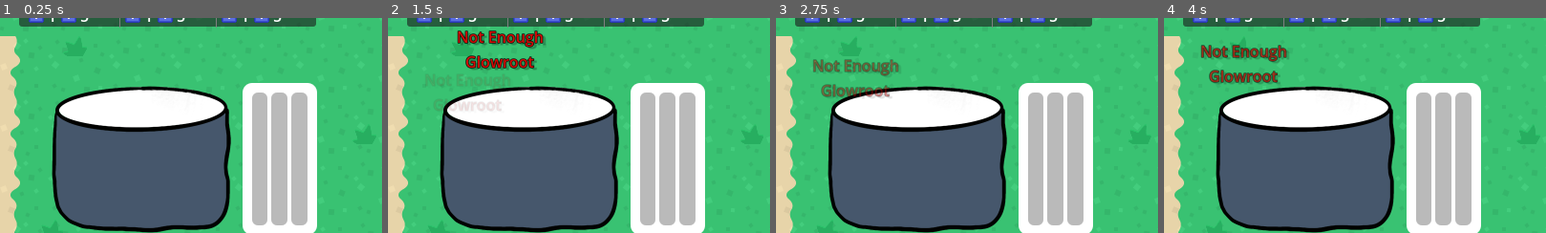
Above: before the commit, frames 1-4 (left to right).
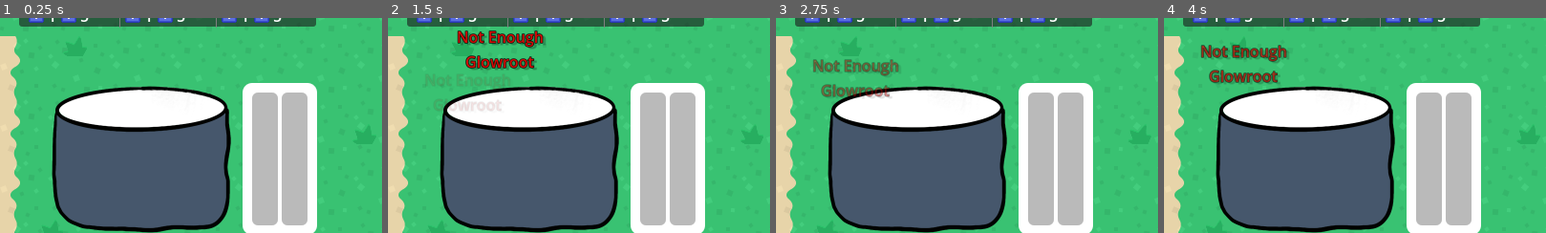
Above: after the commit, the same moments.

Repository: KurzweilTV/godotwild79
Game: Godot game, scene res://gameboard/Main.tscn
The game is run twice, just before and just after one commit, with the same random seed, the same clock (stepped at 60 frames per second) and the same inputs.
Inputs (mouse positions are % of the whole screen's width and height, from its top left):
- Up to frame 1 (0.25 s): no input
- Up to frame 2 (1.5 s): click (55, 24) at 0.5 s; click (59, 24) at 1.25 s
- Up to frame 3 (2.75 s): click (55, 24) at 2 s
- Up to frame 4 (4 s): click (59, 24) at 2.75 s; click (55, 24) at 3.5 s
The pictures show only the part of the screen within x 50-100%, y 24-74%; the shares and areas given below are measured in that part.

The runs differ from the first frame. In frame 1, 2.0% of the frame differs, in the area x 69-78%, y 34-97%; in frame 2, 2.0%; in frame 3, 2.0%; in frame 4, 2.0%.

Commit message:
ingredient recipes working! 👍

Diff:
--- a/gameboard/cauldron/Cauldron.tscn
+++ b/gameboard/cauldron/Cauldron.tscn
@@ -21,13 +21,6 @@
 
 [sub_resource type="StyleBoxFlat" id="StyleBoxFlat_nofs7"]
 bg_color = Color(0.835294, 0.376471, 0.411765, 1)
-corner_radius_top_left = 5
-corner_radius_top_right = 5
-corner_radius_bottom_right = 5
-corner_radius_bottom_left = 5
-
-[sub_resource type="StyleBoxFlat" id="StyleBoxFlat_jcgkj"]
-bg_color = Color(0.0862745, 0.658824, 0.913725, 1)
 corner_radius_top_left = 5
 corner_radius_top_right = 5
 corner_radius_bottom_right = 5
@@ -88,15 +81,3 @@
 step = 1.0
 fill_mode = 3
 show_percentage = false
-
-[node name="Ingredient3" type="ProgressBar" parent="Mixbars/MarginContainer/Barbox"]
-unique_name_in_owner = true
-layout_mode = 2
-size_flags_horizontal = 3
-size_flags_vertical = 1
-tooltip_text = "Dewblossom"
-theme_override_styles/fill = SubResource("StyleBoxFlat_jcgkj")
-max_value = 10.0
-step = 1.0
-fill_mode = 3
-show_percentage = false
--- a/gameboard/cauldron/scripts/cauldron.gd
+++ b/gameboard/cauldron/scripts/cauldron.gd
@@ -32,23 +32,28 @@
 func add_ingredient(ingredient: Crop, amount: int) -> void:
 	var slot_key = ""
 
-	if "ingredient_1" in cook_slots and cook_slots["ingredient_1"].get("crop") == ingredient and cook_slots["ingredient_1"].get("count", 0) < cook_slots["ingredient_1"].get("required", 9999):
-		slot_key = "ingredient_1"
-	elif "ingredient_2" in cook_slots and cook_slots["ingredient_2"].get("crop") == ingredient and cook_slots["ingredient_2"].get("count", 0) < cook_slots["ingredient_2"].get("required", 9999):
-		slot_key = "ingredient_2"
-	elif "ingredient_1" not in cook_slots:
-		slot_key = "ingredient_1"
-	elif "ingredient_2" not in cook_slots:
-		slot_key = "ingredient_2"
-	else:
-		GlobalCursor.float_text("Cauldron is full", Color.RED)
+	if current_mixture:
+		if ingredient == current_mixture.ingredient_1:
+			slot_key = "ingredient_1"
+		elif ingredient == current_mixture.ingredient_2:
+			slot_key = "ingredient_2"
+		else:
+			GlobalCursor.float_text("Invalid ingredient for this mixture", Color.RED)
+			return
+
+	if slot_key in cook_slots and cook_slots[slot_key].get("count", 0) >= cook_slots[slot_key].get("required", 9999):
+		GlobalCursor.float_text("Ingredient slot is full", Color.RED)
 		return
 
 	if Inventory.has_item(ingredient.crop_name, amount):
 		Inventory.remove_item(ingredient.crop_name, amount)
 
 		if slot_key not in cook_slots:
-			cook_slots[slot_key] = {"crop": ingredient, "count": amount, "required": current_mixture.inveredient_1_amount if slot_key == "ingredient_1" else current_mixture.inveredient_2_amount}
+			cook_slots[slot_key] = {
+				"crop": ingredient,
+				"count": amount,
+				"required": current_mixture.ingredient_1_amount if slot_key == "ingredient_1" else current_mixture.ingredient_2_amount
+			}
 		else:
 			cook_slots[slot_key]["count"] += amount
 
@@ -61,9 +66,20 @@
 	if "ingredient_1" in cook_slots:
 		ingredient_1.value = cook_slots["ingredient_1"].get("count", 0)
 		ingredient_1.max_value = cook_slots["ingredient_1"].get("required", 0)
+		ingredient_1.add_theme_color_override("fill_color", cook_slots["ingredient_1"]["crop"].crop_color)
+
 	if "ingredient_2" in cook_slots:
 		ingredient_2.value = cook_slots["ingredient_2"].get("count", 0)
 		ingredient_2.max_value = cook_slots["ingredient_2"].get("required", 0)
+		ingredient_2.add_theme_color_override("fill_color", cook_slots["ingredient_2"]["crop"].crop_color)
+
+func reset_cauldron():
+	cook_slots.clear()
+	liquid.modulate = Color(1, 1, 1, 1)  # Reset color to default
+	ingredient_1.value = 0
+	ingredient_2.value = 0
+
+
 
 func _on_add_glowroot_one_pressed() -> void:
 	add_ingredient(GLOWROOT, 1)
--- a/mixtures/blazebloom.tres
+++ b/mixtures/blazebloom.tres
@@ -8,7 +8,7 @@
 script = ExtResource("1_j7sjh")
 mixture_name = "Blazebloom"
 ingredient_1 = ExtResource("1_ckw00")
-inveredient_1_amount = 6
+ingredient_1_amount = 6
 ingredient_2 = ExtResource("2_advmb")
-inveredient_2_amount = 4
+ingredient_2_amount = 6
 metadata/_custom_type_script = "uid://dcolyfj2k0sko"
--- a/mixtures/scripts/mixtures.gd
+++ b/mixtures/scripts/mixtures.gd
@@ -3,7 +3,7 @@
 
 @export var mixture_name : String # the output
 @export var ingredient_1 : Crop
-@export var inveredient_1_amount : int
+@export var ingredient_1_amount : int
 @export var ingredient_2 : Crop
-@export var inveredient_2_amount : int
+@export var ingredient_2_amount : int
 @export var mixture_icon : Texture2D
--- a/ui/scripts/inventory_ui.gd
+++ b/ui/scripts/inventory_ui.gd
@@ -11,7 +11,6 @@
 	MessageBus.update_ui.connect(_update_ui)
 	Inventory.ui_location = global_position
 	Inventory.item_added.connect(animate_ui)
-	Cauldron
 
 func animate_ui() -> void:
 	var new_particles = inventory_particle.duplicate()
Not shown: 1 places in gameboard/cauldron/Cauldron.tscn that only renumber resources
